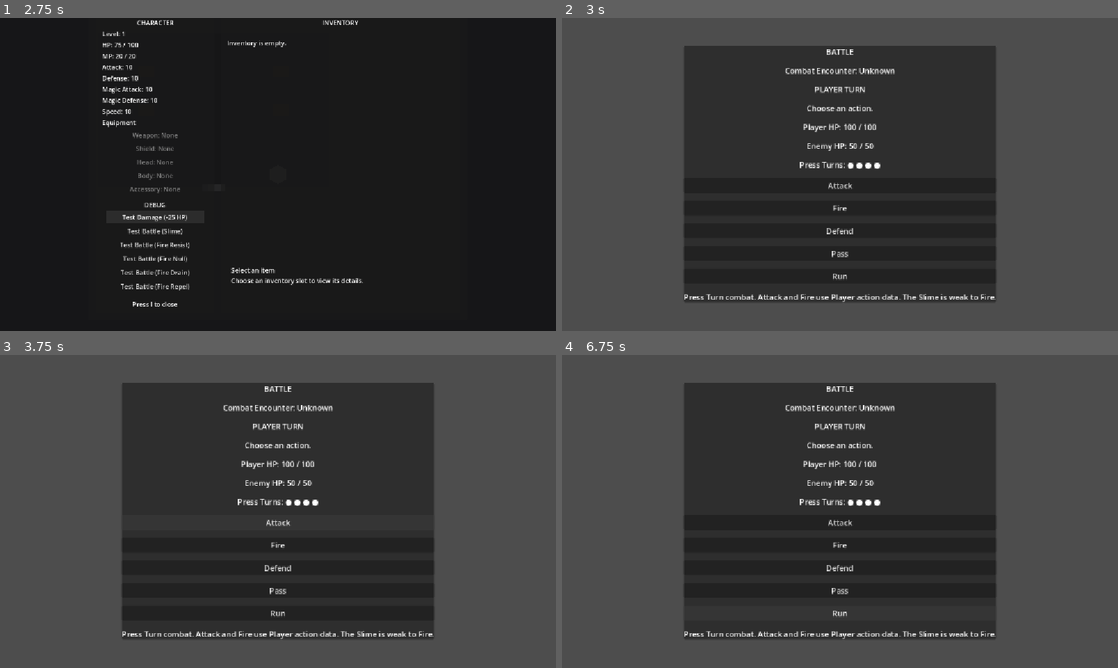
Above: before the commit, frames 1-4 (two rows, left to right).
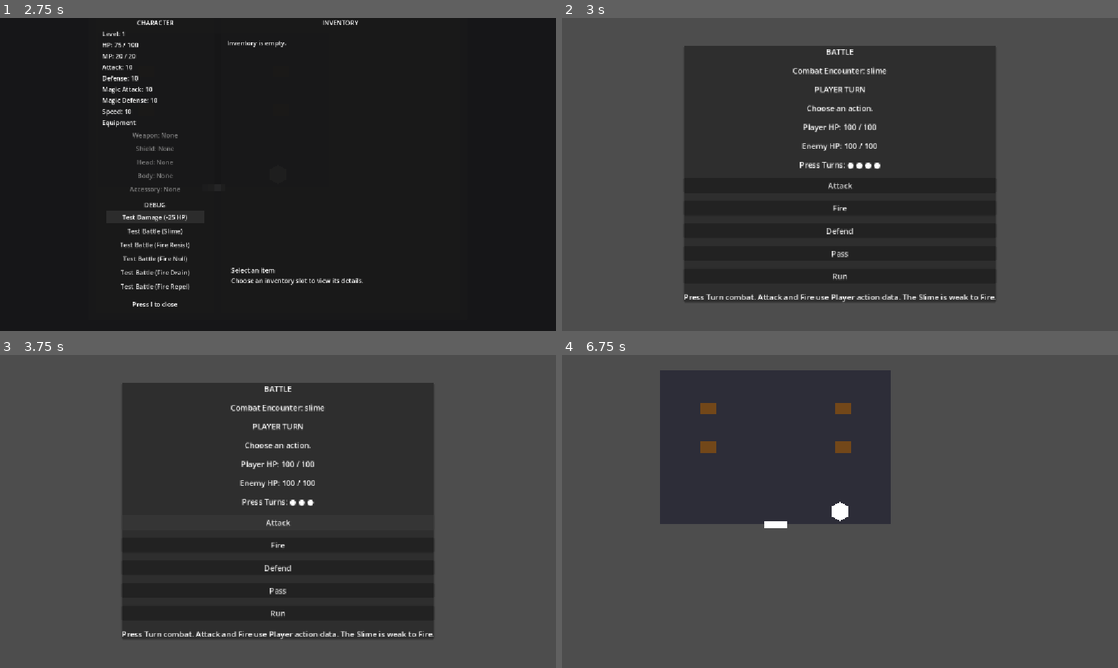
Above: after the commit, the same moments.

Repository: salexume94-pixel/Scripts
Game: Godot game, scene res://scenes/World.tscn
The game is run twice, just before and just after one commit, with the same random seed, the same clock (stepped at 60 frames per second) and the same inputs.
Inputs:
- Up to frame 1 (2.75 s): tap Enter at 0.5 s; hold Right (ui_right) 0.53-1.28 s; tap E at 0.6 s; hold Down (ui_down) 1.28-2 s; tap I at 1.35 s; click "Test Damage (-25 HP)" at 2 s
- Up to frame 2 (3 s): click "Test Battle (Slime)" at 2.75 s
- Up to frame 3 (3.75 s): click "Attack" at 3.5 s
- Up to frame 4 (6.75 s): click "Fire" at 4.25 s; click "Defend" at 5 s; click "Pass" at 5.75 s; click "Run" at 6.5 s

Frame 1 is identical in both runs. In frame 2, 0.4% of the frame differs, in the area x 40-60%, y 15-43%; in frame 3, 0.7%; in frame 4, 31%, in the area x 17-78%, y 4-91%.
Error before the commit: Parse Error: Cannot infer the type of "critical" variable because the value doesn't have a set type. (res://combat/battle.gd:32)
Error after the commit: Invalid call. Nonexistent function 'get_last_player_critical' in base 'Node (combat_manager.gd)'. (res://combat/battle.gd:32)

Commit message:
Fix critical result type inference in Battle

Diff:
--- a/combat/battle.gd
+++ b/combat/battle.gd
@@ -29,7 +29,7 @@
 	var damage_type_name := DAMAGE_TYPES.get_display_name(CombatManager.get_last_player_damage_type())
 	var result_type := CombatManager.get_last_player_result_type()
 	var damage := CombatManager.get_last_damage()
-	var critical := CombatManager.get_last_player_critical()
+	var critical: bool = CombatManager.get_last_player_critical()
 
 	if CombatManager.is_victory():
 		action_label.text = "Enemy defeated! %s %s." % [damage_type_name, affinity_name]
